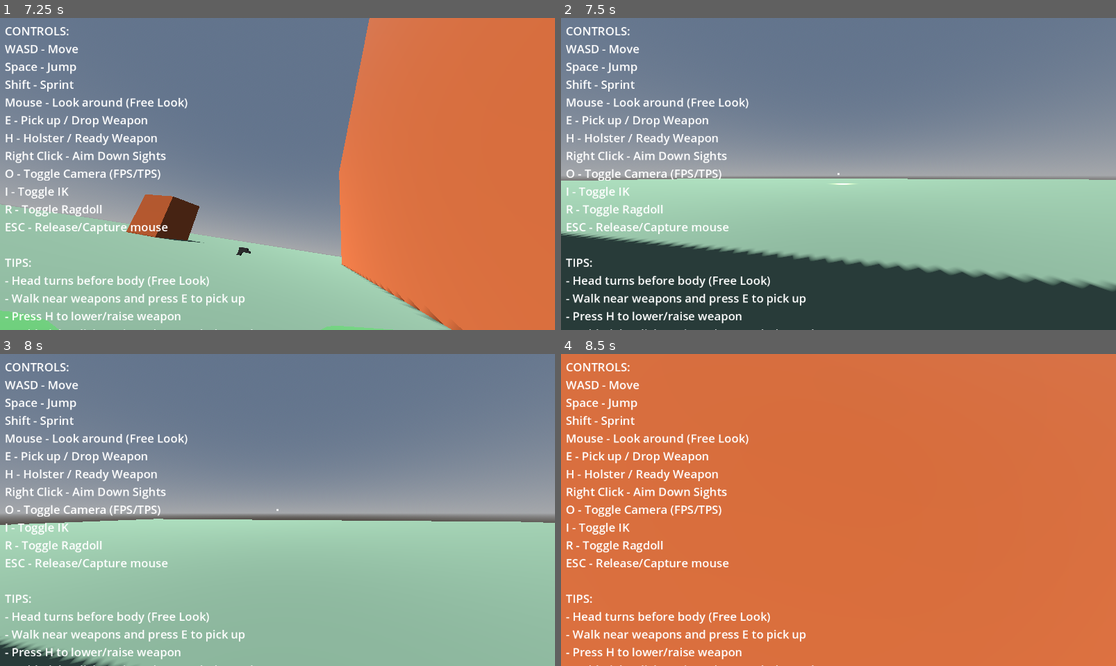
Above: before the commit, frames 1-4 (two rows, left to right).
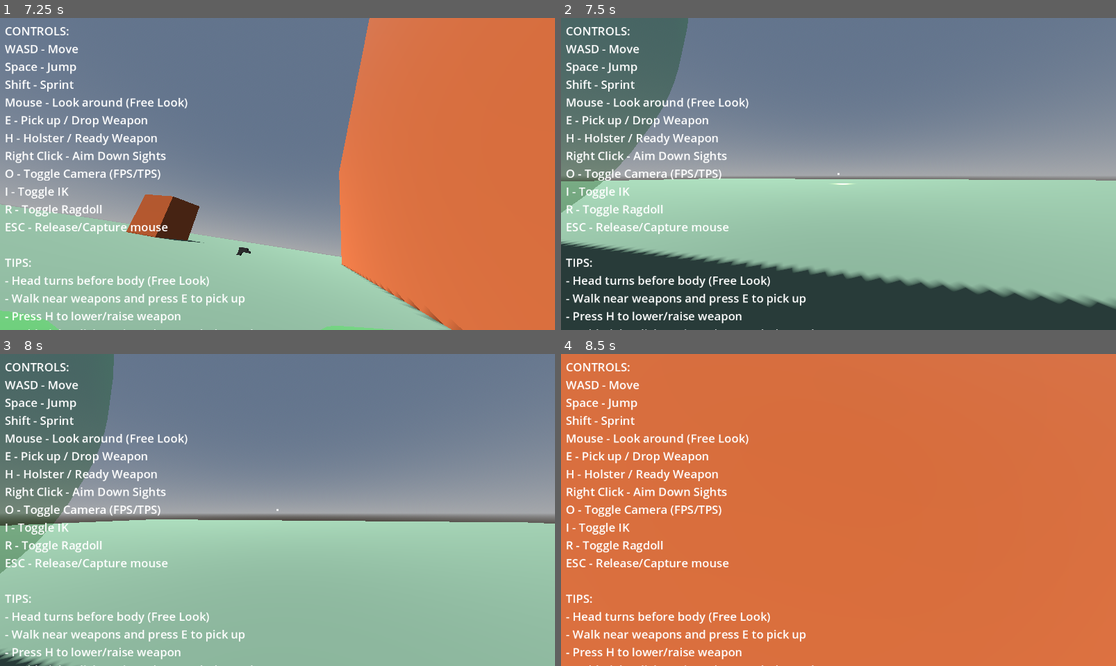
Above: after the commit, the same moments.

Repository: lmf-git/fpsikanimragdoll
Game: Godot game, scene res://world.tscn
Two runs of this game, one before a commit and one after it. Both use one fixed random seed, a clock stepped at 60 frames per second and the inputs below.
Inputs (mouse positions are in pixels of both pictures, inside the frame that each line leads up to):
- Up to frame 1 (7.25 s): tap Enter at 0.5 s; move the mouse to (305, 174) at 0.52 s; hold Shift (sprint) 0.53-1.28 s; hold W (move_forward) 0.53-5.78 s; click (305, 174) at 0.67 s; tap Space (jump) at 0.77, 1.52, 3.02, 3.77, 4.52, 6.02, 6.77 s; move the mouse to (249, 174) at 1.27 s; tap O (toggle_camera) at 1.35, 5.85 s; move the mouse to (288, 167) at 2.02 s; hold I (toggle_ik) 2.03-2.78 s; move the mouse to (271, 180) at 2.77 s; tap R (toggle_ragdoll) at 2.85 s; click (271, 180) at 2.92 s; move the mouse to (316, 177) at 3.52 s; tap E at 3.6 s; move the mouse to (233, 170) at 4.27 s; tap H at 4.35 s; move the mouse to (283, 174) at 5.02 s; hold Shift (sprint) 5.03-5.78 s; click (283, 174) at 5.17 s; move the mouse to (255, 167) at 5.77 s; hold D (move_right) 5.78-6.53 s; move the mouse to (305, 174) at 6.52 s; hold W (move_forward) from 6.53 s (still down); hold I (toggle_ik) from 6.53 s (still down)
- Up to frame 2 (7.5 s): keep holding W (move_forward); move the mouse to (810, 174) at 7.27 s; release I (toggle_ik) at 7.28 s; tap R (toggle_ragdoll) at 7.35 s; click (810, 174) at 7.42 s
- Up to frame 3 (8 s): keep holding W (move_forward); tap Space (jump) at 7.52 s
- Up to frame 4 (8.5 s): keep holding W (move_forward); move the mouse to (849, 503) at 8.02 s; tap E at 8.1 s

Frame 1 is identical in both runs. In frame 2, 14% of the frame differs, in the area x 0-100%, y 0-94%; in frame 3, 9.9%; in frame 4, nothing differs.

Commit message:
Revert bone reset that was breaking head/neck/spine when aiming
Reverted the "reset to identity" approach that was undoing parent bone
transformations. The accumulation issue was from 3x iterations, not from
using current pose. Now using get_bone_global_pose (current pose including
parent transforms) with single iteration only. This preserves head rotation
and other transforms while still preventing over-rotation from iterations.

Diff:
--- a/character_controller.gd
+++ b/character_controller.gd
@@ -1986,19 +1986,9 @@
 	if bone_id < 0 or not skeleton:
 		return
 
-	# Reset bone to rest pose first to avoid accumulation
-	skeleton.set_bone_pose_rotation(bone_id, Quaternion.IDENTITY)
-
-	# Get bone's rest pose and calculate global transform
-	var bone_rest = skeleton.get_bone_rest(bone_id)
-	var parent_id = skeleton.get_bone_parent(bone_id)
-
-	var bone_global_transform: Transform3D
-	if parent_id >= 0:
-		var parent_global = skeleton.global_transform * skeleton.get_bone_global_pose(parent_id)
-		bone_global_transform = parent_global * bone_rest
-	else:
-		bone_global_transform = skeleton.global_transform * bone_rest
+	# Get bone's current global pose (includes all parent transformations)
+	var bone_global_pose = skeleton.get_bone_global_pose(bone_id)
+	var bone_global_transform = skeleton.global_transform * bone_global_pose
 
 	# Get bone's current forward direction (in global space)
 	# Spine bones typically point upward, so we use +Y as their "forward"
@@ -2022,6 +2012,7 @@
 	var new_basis = delta_rotation * bone_global_transform.basis
 
 	# Convert back to bone local space
+	var parent_id = skeleton.get_bone_parent(bone_id)
 	if parent_id >= 0:
 		var parent_global_transform = skeleton.global_transform * skeleton.get_bone_global_pose(parent_id)
 		var parent_inv = parent_global_transform.affine_inverse()
